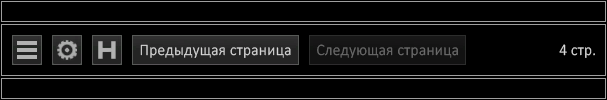
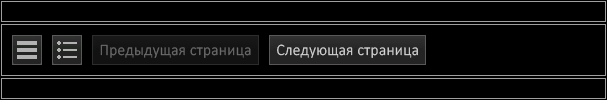
Comparing the layer stacks of the two 607 × 100 images. Changes:
added group "EDIT HELP PAGE" with 14 layers in group "BUTTOMS" over bbox(52, 35, 426, 65)
added group "SUB PAGE" with 9 layers in group "EDIT HELP PAGE" over bbox(52, 35, 426, 65)
added group "NEXT PAGE" (1st of 6, in "BUTTOMS" › "EDIT HELP PAGE" › "SUB PAGE") with 2 layers in group "SUB PAGE" over bbox(269, 35, 426, 65)
added layer "NEXT PAGE" (2nd of 6, in "BUTTOMS" › "EDIT HELP PAGE" › "SUB PAGE" › "NEXT PAGE") in group "NEXT PAGE" over bbox(277, 44, 418, 58)
added layer "FRAME" (1st of 12, in "BUTTOMS" › "EDIT HELP PAGE" › "SUB PAGE" › "NEXT PAGE") in group "NEXT PAGE" over bbox(269, 35, 426, 65)
added group "PREVIOUS PAGE" (1st of 6, in "BUTTOMS" › "EDIT HELP PAGE" › "SUB PAGE") (50%) with 2 layers in group "SUB PAGE" over bbox(92, 35, 259, 65)
added layer "PREVIOUS PAGE" (2nd of 6, in "BUTTOMS" › "EDIT HELP PAGE" › "SUB PAGE" › "PREVIOUS PAGE") in group "PREVIOUS PAGE" over bbox(100, 44, 251, 58)
added layer "FRAME" (2nd of 12, in "BUTTOMS" › "EDIT HELP PAGE" › "SUB PAGE" › "PREVIOUS PAGE") in group "PREVIOUS PAGE" over bbox(92, 35, 259, 65)
added group "SUB MENU" with 2 layers in group "SUB PAGE" over bbox(52, 35, 79, 65)
added layer "FRAME" (3rd of 12, in "BUTTOMS" › "EDIT HELP PAGE" › "SUB PAGE" › "SUB MENU") in group "SUB MENU" over bbox(52, 35, 79, 65)
moved "INFO" into group "CAR LIST PAGE" over bbox(52, 35, 79, 65)
moved "HELP" into group "CAR LIST PAGE" over bbox(92, 35, 122, 65)
moved "PREVIOUS PAGE" (5th of 6, in "BUTTOMS" › "CAR LIST PAGE") into group "CAR LIST PAGE" over bbox(132, 35, 299, 65)
moved "NEXT PAGE" (5th of 6, in "BUTTOMS" › "CAR LIST PAGE") into group "CAR LIST PAGE" over bbox(309, 35, 466, 65)
moved "PAGE NUMBER" (2nd of 3, in "BUTTOMS" › "CAR LIST PAGE") into group "CAR LIST PAGE" over bbox(559, 44, 595, 58)
…and 2 more changes (1 added, 1 visibility)
